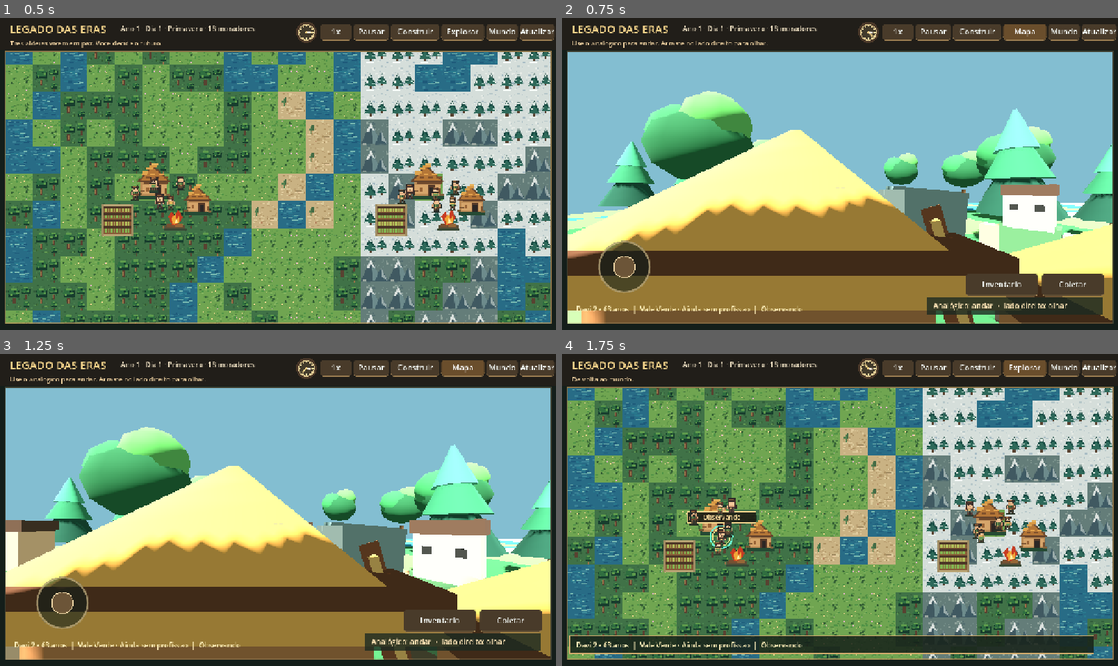
Above: before the commit, frames 1-4 (two rows, left to right).
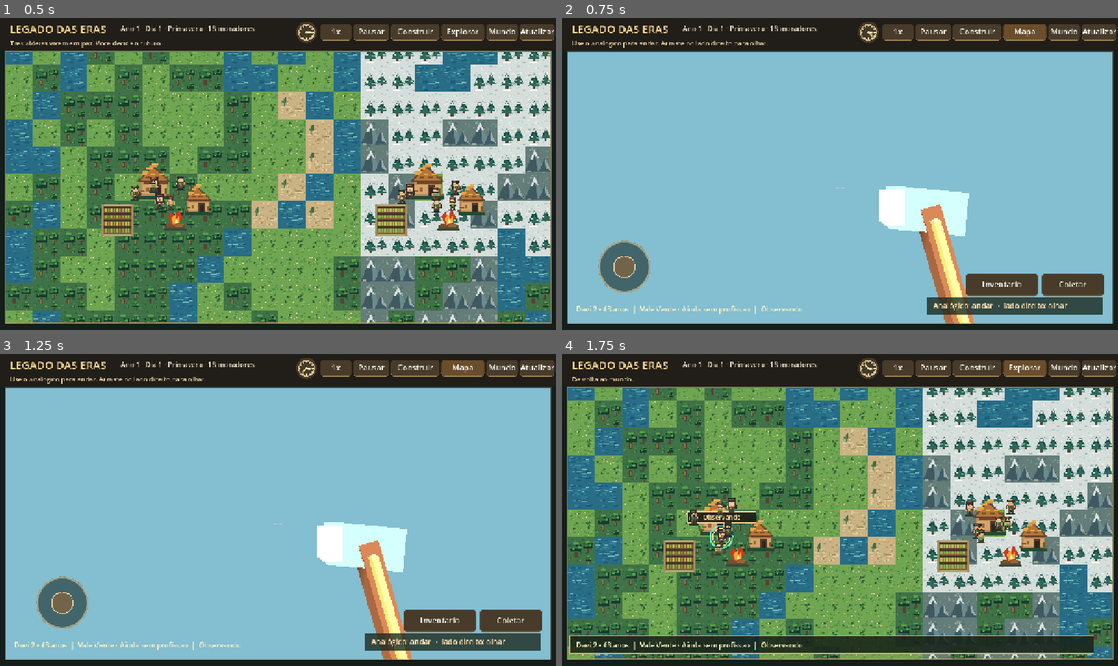
Above: after the commit, the same moments.

Repository: contateste123455667788994321-max/legados-das-eras
Game: Godot game, scene res://scenes/Main.tscn
Same seed, same stepped clock (60 frames per second), same inputs: the game is played once before the commit and once after it.
Inputs:
- Up to frame 1 (0.5 s): no input
- Up to frame 2 (0.75 s): click "Explorar" at 0.5 s
- Up to frame 3 (1.25 s): no input
- Up to frame 4 (1.75 s): click "Mapa" at 1.25 s

Frame 1 is identical in both runs. In frame 2, 51% of the frame differs, in the area x 1-99%, y 23-98%; in frame 3, 52%; in frame 4, nothing differs.
Error after the commit: Invalid call to function 'follow' in base 'Node3D (character_3d.gd)'. Expected 2 arguments. (res://scripts/main.gd:741)

Commit message:
controls: enable looking up and down with right-side finger drag in first-person 3D

Diff:
--- a/scripts/main.gd
+++ b/scripts/main.gd
@@ -34,6 +34,7 @@
 var character_world
 var character_view := false
 var look_yaw := 0.0
+var look_pitch := 0.0
 var joystick_touch := -1
 var look_touch := -1
 var joystick_center := Vector2.ZERO
@@ -92,7 +93,7 @@
 	if character_view and is_instance_valid(character_world):
 		var actor: Dictionary = world.get_actor(controlled_id)
 		if not actor.is_empty():
-			character_world.follow(actor, look_yaw)
+			character_world.follow(actor, look_yaw, look_pitch)
 		character_world.update_people()
 		if ui_timer == 0.0:
 			character_world._refresh_people_models()
@@ -516,10 +517,12 @@
 			joystick_direction = ((motion.position - joystick_center) / 63.0).limit_length(1.0)
 		elif motion.index == look_touch:
 			look_yaw -= motion.relative.x * 0.005
+			look_pitch = clampf(look_pitch - motion.relative.y * 0.004, -0.55, 0.55)
 	elif event is InputEventMouseMotion:
 		var mouse: InputEventMouseMotion = event
 		if (mouse.button_mask & MOUSE_BUTTON_MASK_LEFT) != 0 and MAP_AREA.has_point(mouse.position):
 			look_yaw -= mouse.relative.x * 0.004
+			look_pitch = clampf(look_pitch - mouse.relative.y * 0.0035, -0.55, 0.55)
 
 func _reset_pinch() -> void:
 	if active_touches.size() < 2:
@@ -735,7 +738,7 @@
 	if character_view:
 		character_world.rebuild()
 		var actor: Dictionary = world.get_actor(controlled_id)
-		character_world.follow(actor, look_yaw)
+		character_world.follow(actor, look_yaw, look_pitch)
 	_refresh_ui()
 
 func _focus_at(point: Vector2) -> void:
